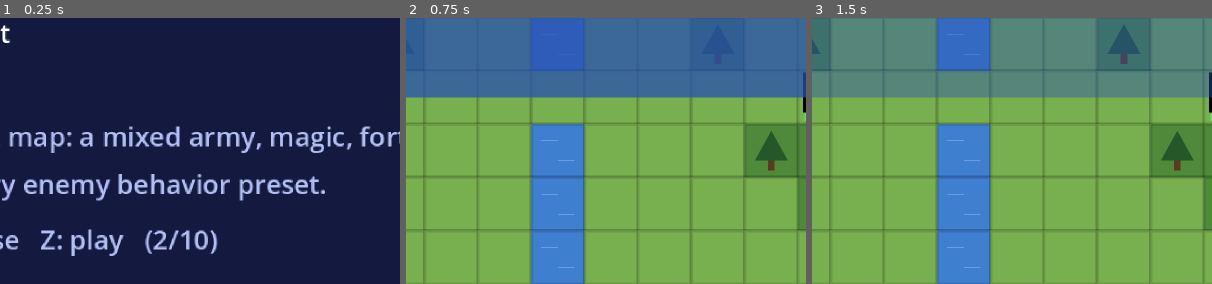
Above: before the commit, frames 1-3 (left to right).
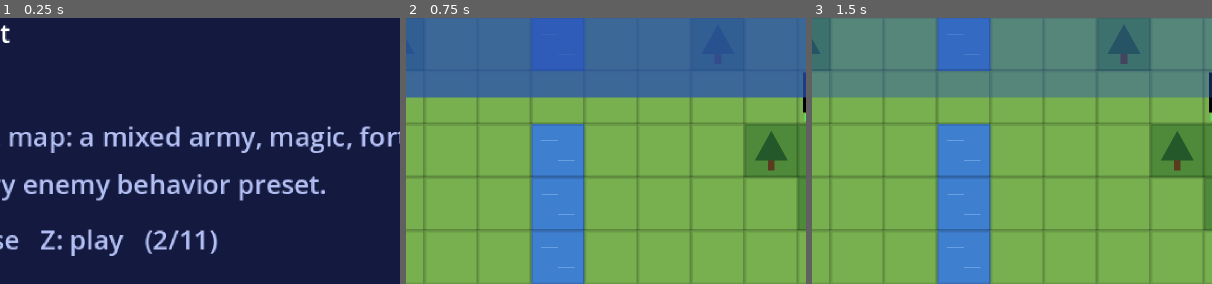
Above: after the commit, the same moments.

Repository: Marcompp/SRPG_Engine
Game: Godot game, scene res://scenes/level_select.tscn
Two runs of this game, one before a commit and one after it. Both use one fixed random seed, a clock stepped at 60 frames per second and the inputs below.
Inputs:
- Up to frame 1 (0.25 s): no input
- Up to frame 2 (0.75 s): tap Enter at 0.5 s; hold Right (ui_right) from 0.53 s (still down); hold Z (confirm) from 0.53 s (still down)
- Up to frame 3 (1.5 s): release Right (ui_right) at 1.28 s; release Z (confirm) at 1.28 s; hold Down (ui_down) from 1.28 s (still down); tap C (danger_zone) at 1.35 s
The pictures show only the part of the screen within x 31-81%, y 50-100%; the shares and areas given below are measured in that part.

The runs differ from the first frame. In frame 1, 0.2% of the frame differs, in the area x 48-52%, y 79-88%; in frame 2, nothing differs; in frame 3, nothing differs.

Commit message:
Add the Status Trials test map
A level-select map for status effects: a petrified Knight to cure, a
Lord with Venom Edge and Envenom, a Witch with Sleep, Silence, Bind and
Berserk, a Cleric with Restore and cures, and enemies to try them on (a
healer, a poison-immune Orc, a venom swordsman and a packed group of
Brigands).

Co-Authored-By: Claude Opus 5.5 <noreply@anthropic.com>

Diff:
--- a/scripts/levels.gd
+++ b/scripts/levels.gd
@@ -11,7 +11,7 @@
 ## Set by the level select to resume the suspended battle instead of starting fresh.
 static var resume := false
 
-const ORDER: Array[String] = ["river_crossing", "coastal_raid", "desert_outpost", "frozen_pass", "castle_keep", "ruined_fort", "great_valley", "loyal_steeds"]
+const ORDER: Array[String] = ["river_crossing", "coastal_raid", "desert_outpost", "frozen_pass", "castle_keep", "ruined_fort", "great_valley", "loyal_steeds", "status_trials"]
 
 const DATA := {
 	"river_crossing": {
@@ -508,6 +508,60 @@
 				"ai": {"preset": "ambusher"}},
 		],
 	},
+	"status_trials": {
+		"name": "Status Trials",
+		"description": "Status effects: Poison, Silence, Sleep, Paralyse, Berserk
+and Petrify, and how to cure them.",
+		"layout": [
+			"..............",
+			"...F......F...",
+			"..............",
+			".....FF.......",
+			"..............",
+			"..............",
+			".......FF.....",
+			"..F...........",
+			"...........F..",
+			"..............",
+		],
+		"players": [
+			{"name": "Lord", "cell": Vector2i(1, 4), "class": "Swordsman", "lord": true, "items": ["Venom Edge", "Iron Sword", "Potion"],
+				"lv": 5, "skills": ["Envenom"],
+				"hp": 24, "str": 8, "dex": 9, "agi": 9, "lck": 7, "def": 6, "mov": 5, "mp": 4,
+				"growths": {"hp": 80, "str": 45, "dex": 50, "agi": 40, "lck": 45, "def": 30, "mp": 30}},
+			{"name": "Witch", "cell": Vector2i(1, 5), "class": "Mage", "items": ["Quarterstaff", "Ether"], "lv": 5,
+				"spells": ["Sleep", "Silence", "Bind", "Berserk"],
+				"hp": 17, "str": 2, "dex": 9, "agi": 7, "lck": 5, "def": 2, "int": 9, "mov": 5, "mp": 30,
+				"growths": {"hp": 50, "str": 10, "dex": 50, "agi": 45, "lck": 40, "def": 10, "int": 60, "mp": 70}},
+			{"name": "Cleric", "cell": Vector2i(0, 4), "class": "Cleric", "items": ["Quarterstaff", "Antitoxin", "Panacea"], "lv": 5,
+				"spells": ["Heal", "Restore"],
+				"hp": 16, "str": 2, "dex": 6, "agi": 6, "lck": 8, "def": 2, "int": 7, "mov": 5, "mp": 24,
+				"growths": {"hp": 50, "str": 10, "dex": 40, "agi": 45, "lck": 55, "def": 10, "int": 50, "mp": 70}},
+			{"name": "Knight", "cell": Vector2i(2, 4), "class": "Guard", "items": ["Iron Spear", "Javelin"], "lv": 5,
+				"hp": 26, "str": 9, "dex": 5, "agi": 2, "lck": 2, "def": 10, "mov": 4, "mp": 1,
+				"growths": {"hp": 90, "str": 40, "dex": 30, "agi": 30, "lck": 35, "def": 55, "mp": 15}},
+			{"name": "Archer", "cell": Vector2i(0, 5), "class": "Archer", "items": ["Iron Bow"], "lv": 5,
+				"hp": 20, "str": 7, "dex": 9, "agi": 7, "lck": 4, "def": 3, "mov": 5, "mp": 1,
+				"growths": {"hp": 60, "str": 40, "dex": 50, "agi": 60, "lck": 50, "def": 15, "mp": 25}},
+		],
+		"enemies": [
+			{"name": "Hexer", "cell": Vector2i(12, 2), "class": "Mage", "items": ["Quarterstaff"], "spells": ["Fire"], "lv": 5,
+				"hp": 18, "str": 2, "dex": 7, "agi": 6, "lck": 2, "def": 2, "int": 9, "mov": 5, "mp": 18,
+				"ai": {"preset": "ambusher"}},
+			{"name": "Mender", "cell": Vector2i(13, 4), "class": "Cleric", "items": ["Quarterstaff"], "spells": ["Heal"], "lv": 5,
+				"hp": 16, "str": 2, "dex": 5, "agi": 5, "lck": 4, "def": 2, "int": 7, "mov": 5, "mp": 20},
+			{"name": "Grukk", "cell": Vector2i(10, 7), "race": "Orc", "class": "Brigand", "items": ["Iron Axe"], "lv": 5,
+				"hp": 28, "str": 10, "dex": 4, "agi": 4, "lck": 1, "def": 5, "mov": 5, "mp": 0},
+			{"name": "Viper", "cell": Vector2i(9, 2), "class": "Swordsman", "items": ["Venom Edge"], "lv": 4,
+				"hp": 20, "str": 6, "dex": 8, "agi": 9, "lck": 3, "def": 3, "mov": 5, "mp": 0},
+			{"name": "Brigand", "cell": Vector2i(10, 4), "class": "Brigand", "items": ["Iron Axe"], "lv": 4,
+				"hp": 24, "str": 8, "dex": 3, "agi": 4, "lck": 0, "def": 4, "mov": 5, "mp": 0, "ai": {"preset": "sentry"}},
+			{"name": "Brigand", "cell": Vector2i(11, 4), "class": "Brigand", "items": ["Iron Axe"], "lv": 4,
+				"hp": 24, "str": 8, "dex": 3, "agi": 4, "lck": 0, "def": 4, "mov": 5, "mp": 0, "ai": {"preset": "sentry"}},
+			{"name": "Brigand", "cell": Vector2i(10, 5), "class": "Brigand", "items": ["Iron Axe"], "lv": 4,
+				"hp": 24, "str": 8, "dex": 3, "agi": 4, "lck": 0, "def": 4, "mov": 5, "mp": 0, "ai": {"preset": "sentry"}},
+		],
+	},
 }
 
 
--- a/tests/test_statuses.gd
+++ b/tests/test_statuses.gd
@@ -314,3 +314,13 @@
 	check(other.was_attacked, "a berserk enemy attacks its own side")
 	check_eq(brig.statuses.Berserk, 2, "counting down on its phases")
 	check(Spells.DATA.Berserk.inflict.status == "Berserk", "the Berserk spell inflicts it")
+
+
+func test_status_trials_map() -> void:
+	await start_level("status_trials")
+	check(unit_named("Knight").statuses.has("Petrify"), "the opening scene petrifies the Knight")
+	check(Skills.has(unit_named("Lord"), "Envenom"), "the Lord has Envenom")
+	check(Skills.is_immune(unit_named("Grukk", Unit.Team.ENEMY), "Poison"), "the Orc can't be poisoned")
+	var witch := unit_named("Witch")
+	check_eq(witch.spells, ["Sleep", "Silence", "Bind", "Berserk"] as Array[String], "the Witch's status spells")
+	await run_enemy_phases()
Not shown, added: events/status_trials.txt
Not shown, changed: README.md
